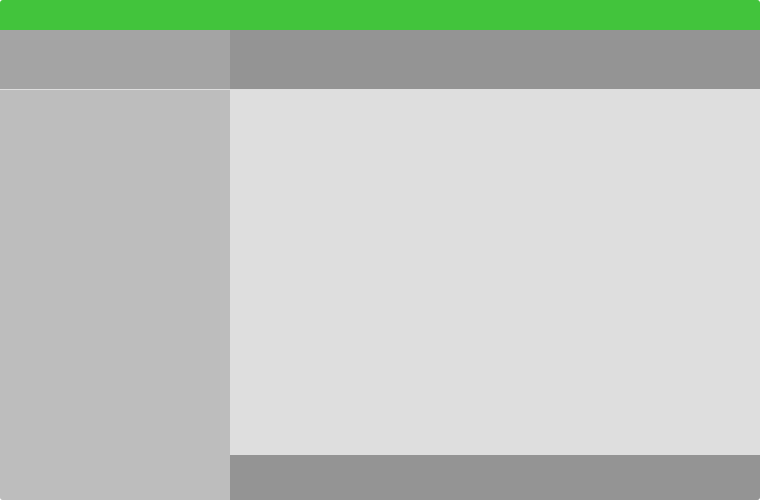
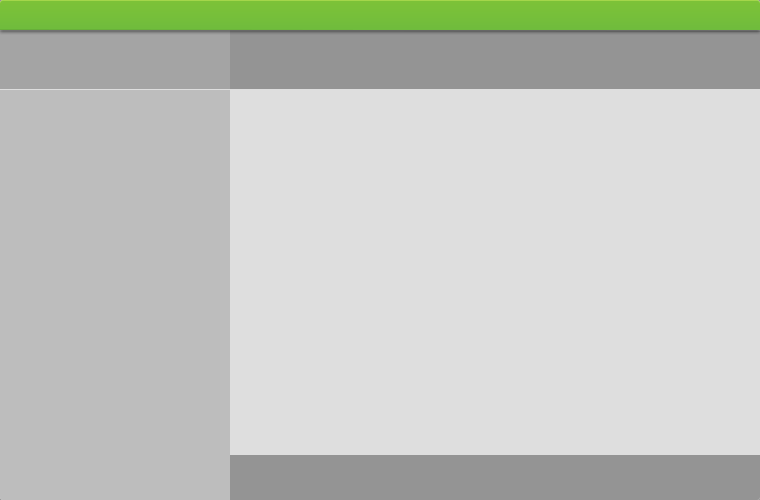
Revision of a layered 760×500 image; what changed, layer by layer:
added layer "Layer 1" above "menu" over [0, 29, 760, 32]
moved "menu" above "4" over [0, 0, 760, 30]
